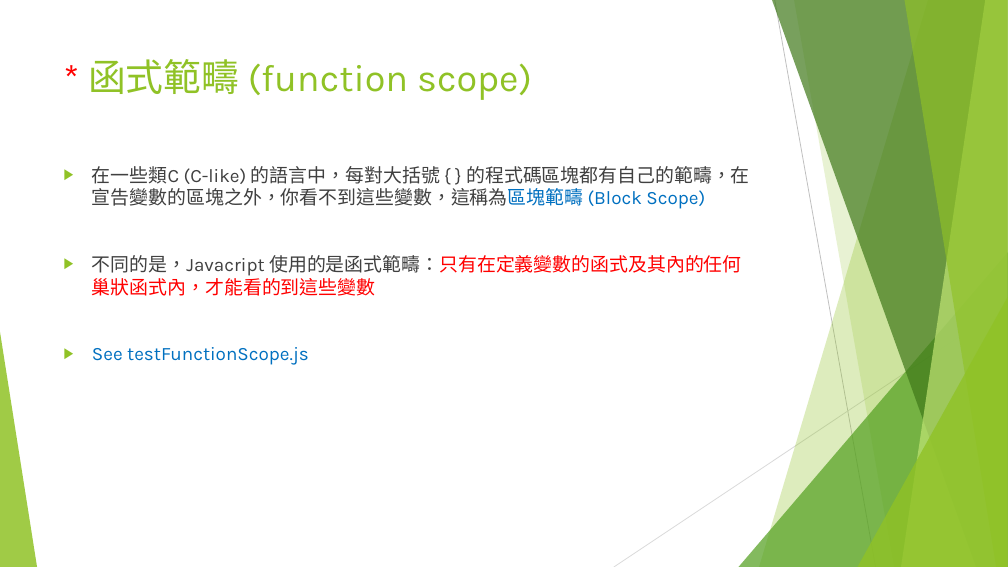
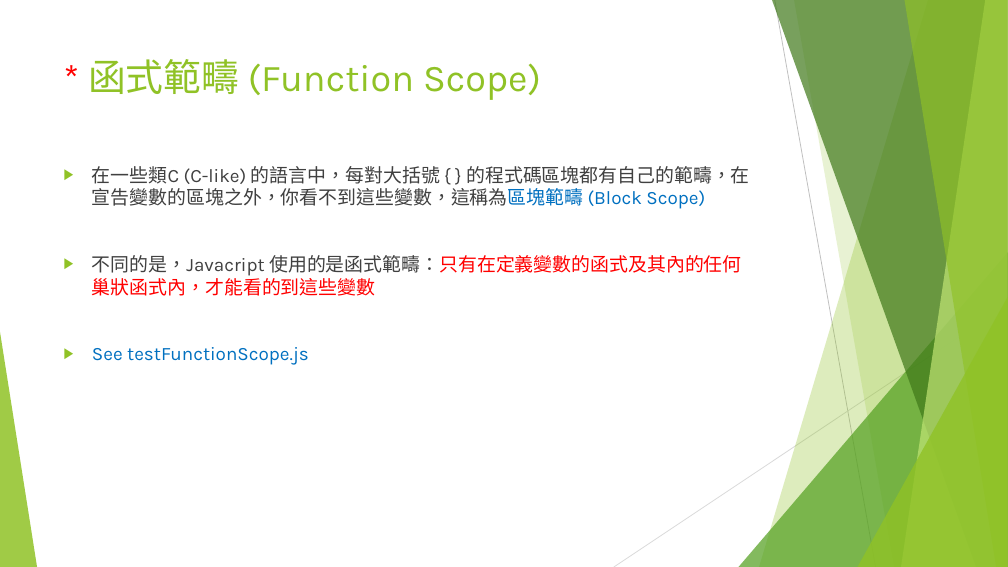
Before and after one commit to adennis1984/IntroduceWebFrontEnd, a slide deck: slide 42 of Part-1-Type-Value-Variable/Web 前端入門(一).pptx. Drawn at 1008x567 pixels with LibreOffice and Linux fonts; fonts in the diff are those of the drawing. Boxes give left, top, right and bottom in pixels: in the first picture for what was removed or moved away, otherwise in the second. Text is boxed around its words. In the diff, an @@ line names an element or a change of style, - is before the commit and + after.

```diff
--- a/Part-1-Type-Value-Variable/Web 前端入門(一).pptx
+++ b/Part-1-Type-Value-Variable/Web 前端入門(一).pptx
@@ title at [88, 59, 541, 100]: text changed @@
-* 函式範疇 (function scope)
+* 函式範疇 (Function Scope)
```
Also in this commit, not shown: 9 other slides changed, 1 other file.
